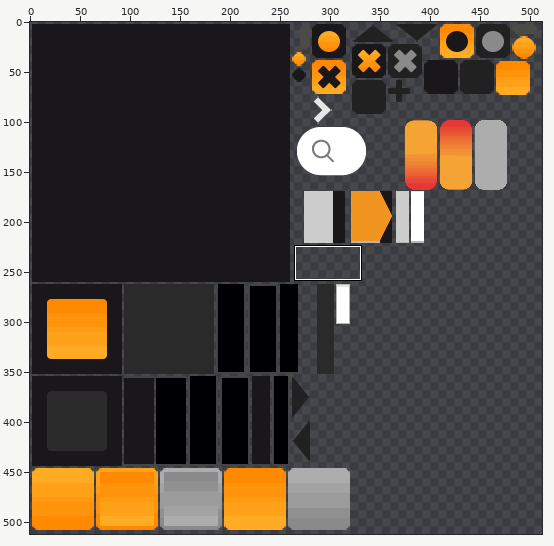
Two versions of one sprite sheet, hotmusic-admin2/src/assets/theme/metalworks.png. Above, an overview of the earlier version with the close-up marked.
Close-up. As it was:
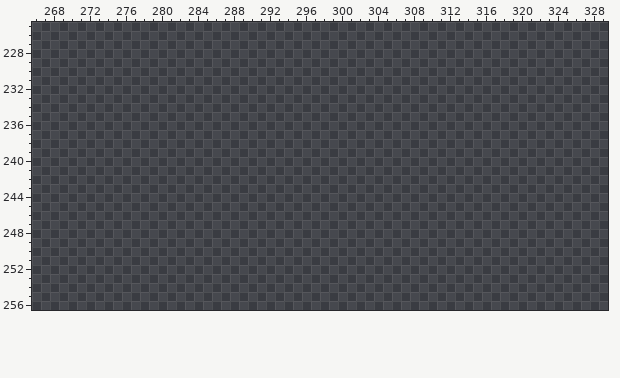
The file is 512x512 pixels. Pixels under 10% opacity are left out. Colours within 5 levels of each other are drawn and written as one. Shown: x 266..329, y 225..256.
The result:
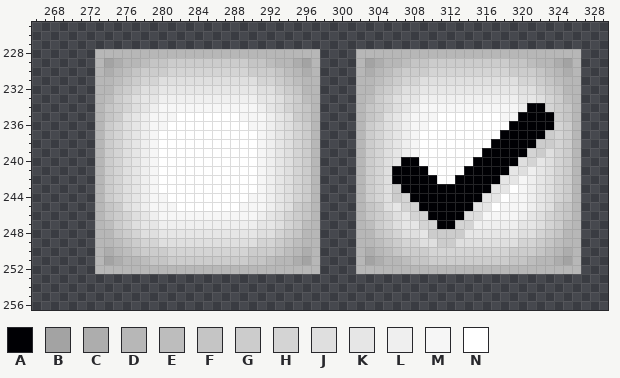
Palette (. is transparent): A #000004  B #a3a3a3  C #adadad  D #b7b7b7  E #bdbdbd  F #c5c5c5  G #cccccc  H #d4d4d4  J #dfdfdf  K #e6e6e6  L #efefef  M #f6f6f6  N #ffffff
Changes in this commit:
Changed rows in their new state; - is an unchanged pixel.
first column x 273:
228 DDDDDDDDDDDDDDDDDDDDDDDDD----DDDDDDDDDDDDDDDDDDDDDDDDD
229 DBCDDEFFGGGGGGGGGFFEDDCBD----DBCDDEFFGGGGGGGGGFFEDDCBD
230 DCDEFGGGHHHHHHHHHGGGFEDCD----DCDEFGGGHHHHHHHHHGGGFEDCD
231 DDEFGHHJJJJJJJJJJJHHGFEDD----DDEFGHHJJJJJJJJJJJHHGFEDD
232 DDFGHJJKKKKKKKKKKKJJHGFDD----DDFGHJJKKKKKKKKKKKJJHGFDD
233 DEGHJKKLLLLLLLLLLLKKJHGED----DEGHJKKLLLLLLLLLLLKKJHGED
234 DFGHJKLMMMMMMMMMMMLKJHGFD----DFGHJKLMMMMMMMMMMMLAAHGFD
235 DFGJKLMMMNNNNNNNMMMLKJGFD----DFGJKLMMMNNNNNNNMMAAAAGFD
236 DGHJKLMMNNNNNNNNNMMLKJHGD----DGHJKLMMNNNNNNNNNAAAAAHGD
237 DGHJKLMNNNNNNNNNNNMLKJHGD----DGHJKLMNNNNNNNNNAAAAAGHGD
238 DGHJKLMNNNNNNNNNNNMLKJHGD----DGHJKLMNNNNNNNNAAAAAGGHGD
239 DGHJKLMNNNNNNNNNNNMLKJHGD----DGHJKLMNNNNNNNAAAAAHGJHGD
240 DGHJKLMNNNNNNNNNNNMLKJHGD----DGHJKAANNNNNNAAAAAJHKJHGD
241 DGHJKLMNNNNNNNNNNNMLKJHGD----DGHJAAAANNNNAAAAAKJLKJHGD
242 DGHJKLMNNNNNNNNNNNMLKJHGD----DGHJAAAAANNAAAAAKKMLKJHGD
243 DGHJKLMNNNNNNNNNNNMLKJHGD----DGHJGAAAAAAAAAAKKNMLKJHGD
244 DGHJKLMMNNNNNNNNNMMLKJHGD----DGHJGHAAAAAAAAKKNMMLKJHGD
245 DFGJKLMMMNNNNNNNMMMLKJGFD----DFGJKHHAAAAAAKKNMMMLKJGFD
246 DFGHJKLMMMMMMMMMMMLKJHGFD----DFGHJKHHAAAAJJMMMMLKJHGFD
247 DEGHJKKLLLLLLLLLLLKKJHGED----DEGHJKKHHAAHHLLLLLKKJHGED
248 DDFGHJJKKKKKKKKKKKJJHGFDD----DDFGHJJKGGGGKKKKKKJJHGFDD
249 DDEFGHHJJJJJJJJJJJHHGFEDD----DDEFGHHJJGGJJJJJJJHHGFEDD
250 DCDEFGGGHHHHHHHHHGGGFEDCD----DCDEFGGGHHHHHHHHHGGGFEDCD
251 DBCDDEFFGGGGGGGGGFFEDDCBD----DBCDDEFFGGGGGGGGGFFEDDCBD
252 DDDDDDDDDDDDDDDDDDDDDDDDD----DDDDDDDDDDDDDDDDDDDDDDDDD
Pixel boxes of the changes (left, top, right, bottom) in both close-ups:
added: (95, 49, 320, 274)
added: (356, 49, 581, 274)
